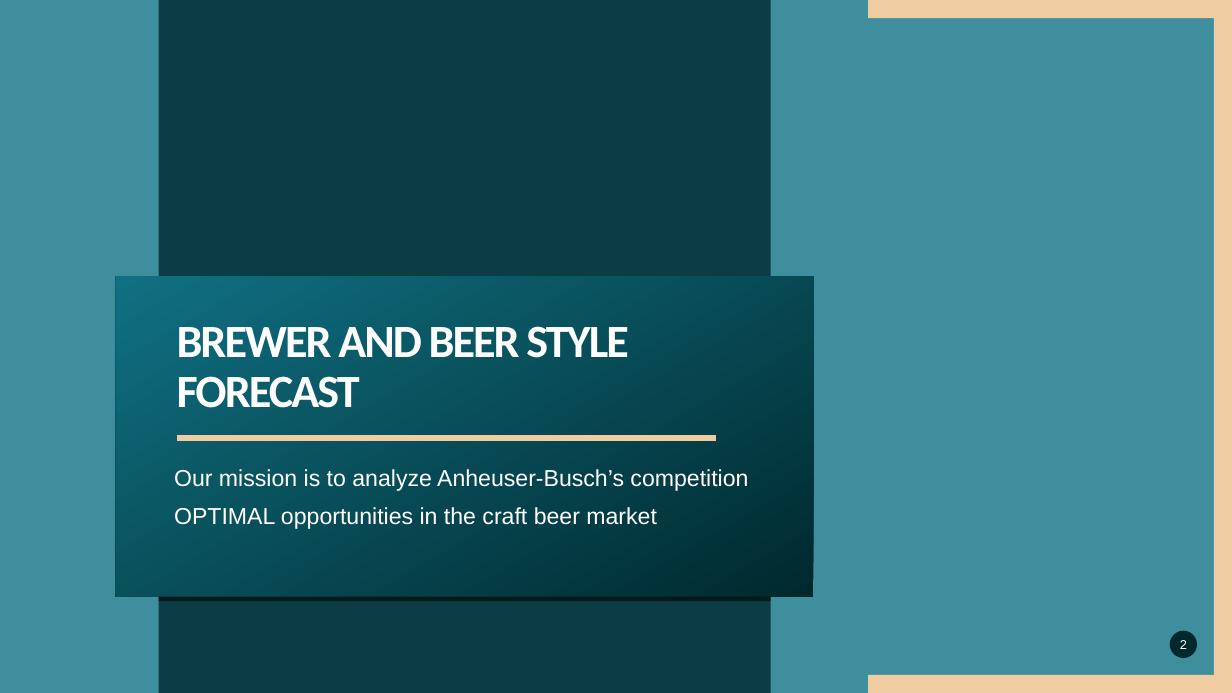
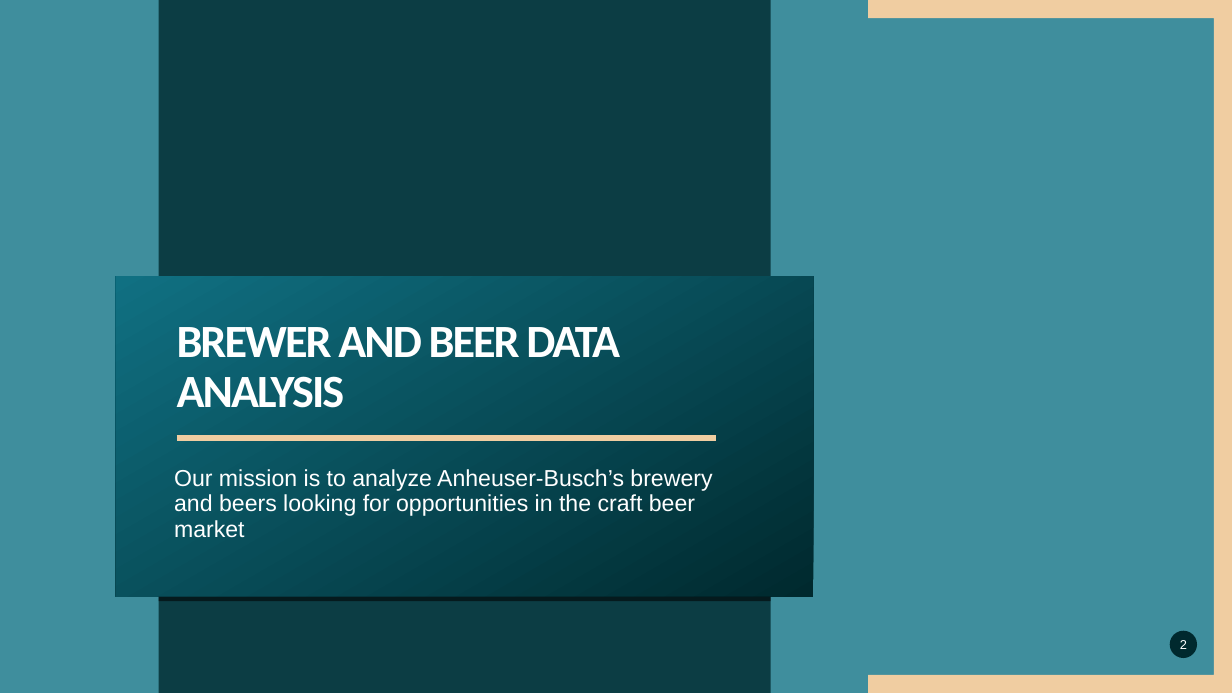
Before and after one commit to bjholmes23/msds6306-case-study-1, a slide deck: slide 2 of Visuals/Presentation.pptx. Drawn at 1232x693 pixels with LibreOffice and Linux fonts; fonts in the diff are those of the drawing; background and template pictures are left out. Boxes give left, top, right and bottom in pixels: in the first picture for what was removed or moved away, otherwise in the second. Text is boxed around its words. In the diff, an @@ line names an element or a change of style, - is before the commit and + after.

```diff
--- a/Visuals/Presentation.pptx
+++ b/Visuals/Presentation.pptx
@@ title at box(177, 327, 620, 408): text changed @@
-BREWER AND BEER STYLE FORECAST
+BREWER AND BEER DATA ANALYSIS
@@ text at box(174, 469, 712, 538): text changed @@
-Our mission is to analyze Anheuser-Busch’s competition
-OPTIMAL opportunities in the craft beer market
+Our mission is to analyze Anheuser-Busch’s brewery and beers looking for opportunities in the craft beer market
```
Also in this commit, not shown: 2 other slides changed, 1 slide removed, 15 other files.
